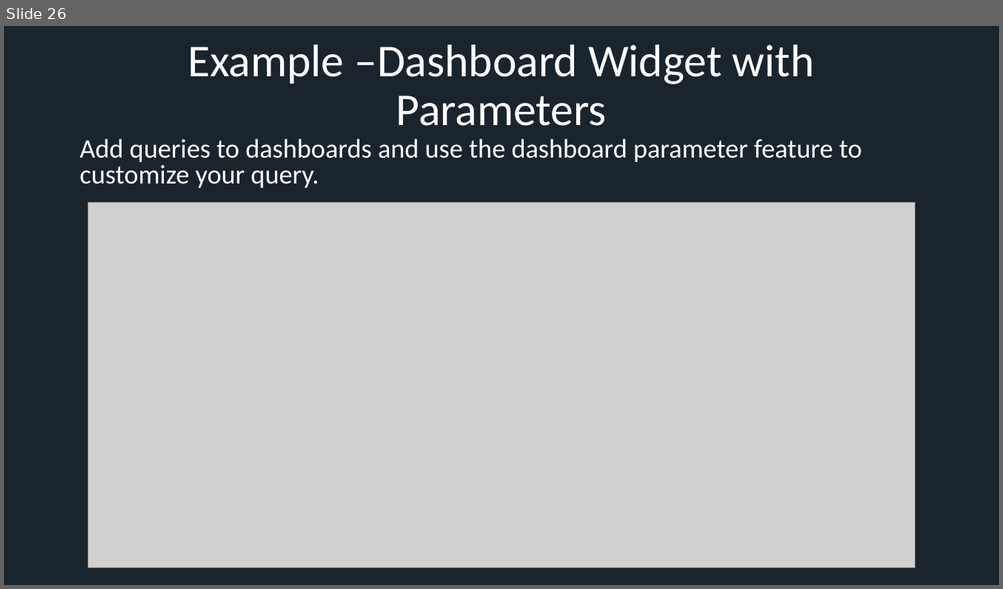
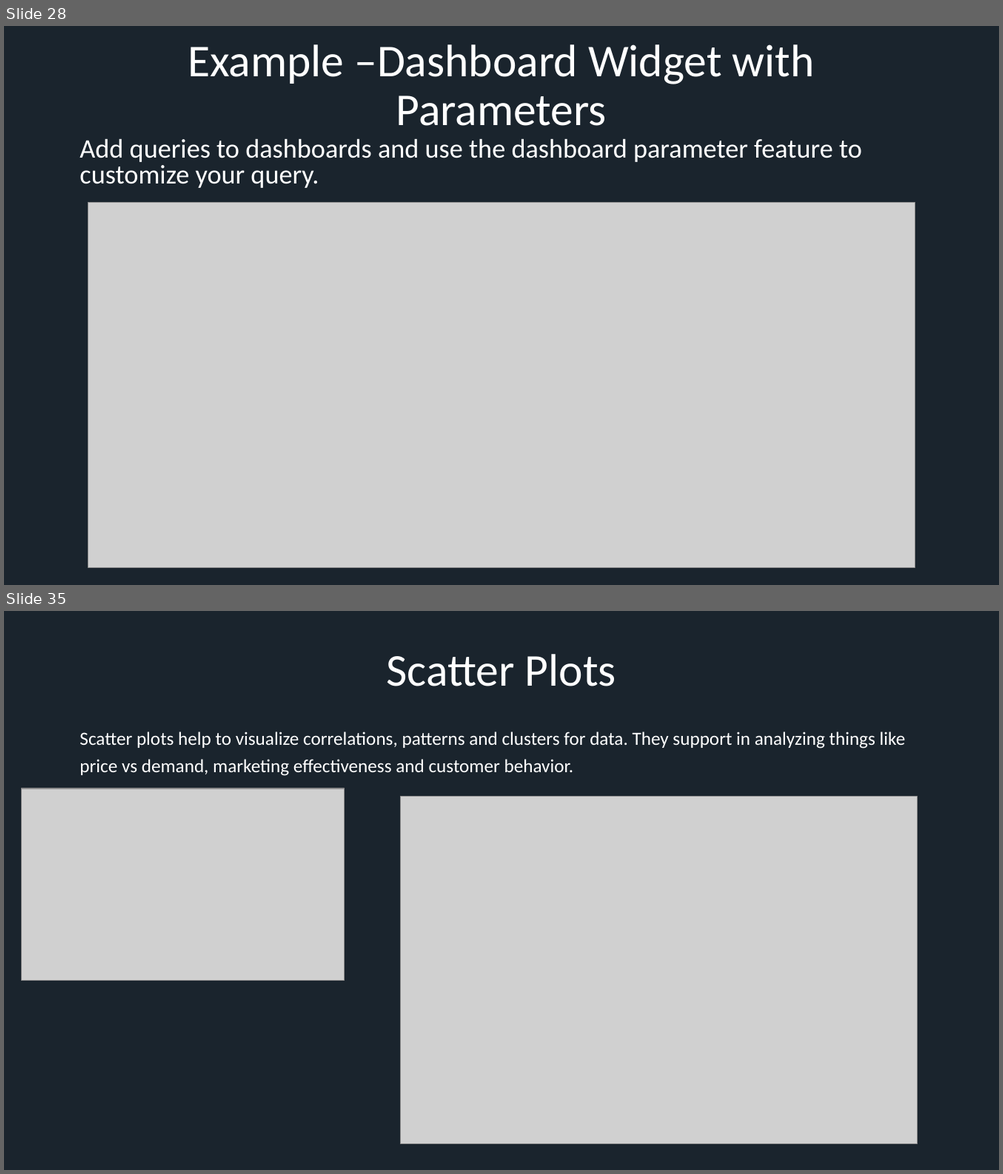
Before and after one commit to xresch/EngineeredMonitoringPlatform, a slide deck: EngineeredMonitoringPlatform/docs/EMP_PresentationSlides.pptx. Shown one above the other, each under a label of ours: slide 26 before the commit, slides 28 and 35 after it; the slides between them are not shown. The pictures are 1003x589 and 1003x1174 pixels, drawn with LibreOffice and Linux fonts; fonts in the diff are those of the drawing; grey boxes stand for pictures. Boxes give left, top, right and bottom in pixels: in the first picture for what was removed or moved away, otherwise in the second. Text is boxed around its words. In the diff, an @@ line names an element or a change of style, - is before the commit and + after.

```diff
--- a/EngineeredMonitoringPlatform/docs/EMP_PresentationSlides.pptx
+++ b/EngineeredMonitoringPlatform/docs/EMP_PresentationSlides.pptx
@@ slide 35 added at (4, 611, 999, 1170), background #1A242D @@
@@ title added at (387, 654, 616, 686), 44 pt, text #FFFFFF @@
+Scatter Plots
@@ text added at (79, 732, 905, 776), 18 pt, text #FFFFFF @@
+Scatter plots help to visualize correlations, patterns and clusters for data. They support in analyzing things like price vs demand, marketing effectiveness and customer behavior.
@@ picture added at (22, 789, 344, 981) @@
@@ picture added at (400, 797, 916, 1145) @@
@@ what was slide 26 is now slide 28 @@
```
Also in this commit, not shown: 1 slide changed, 12 other slides added, 2 slides removed.
